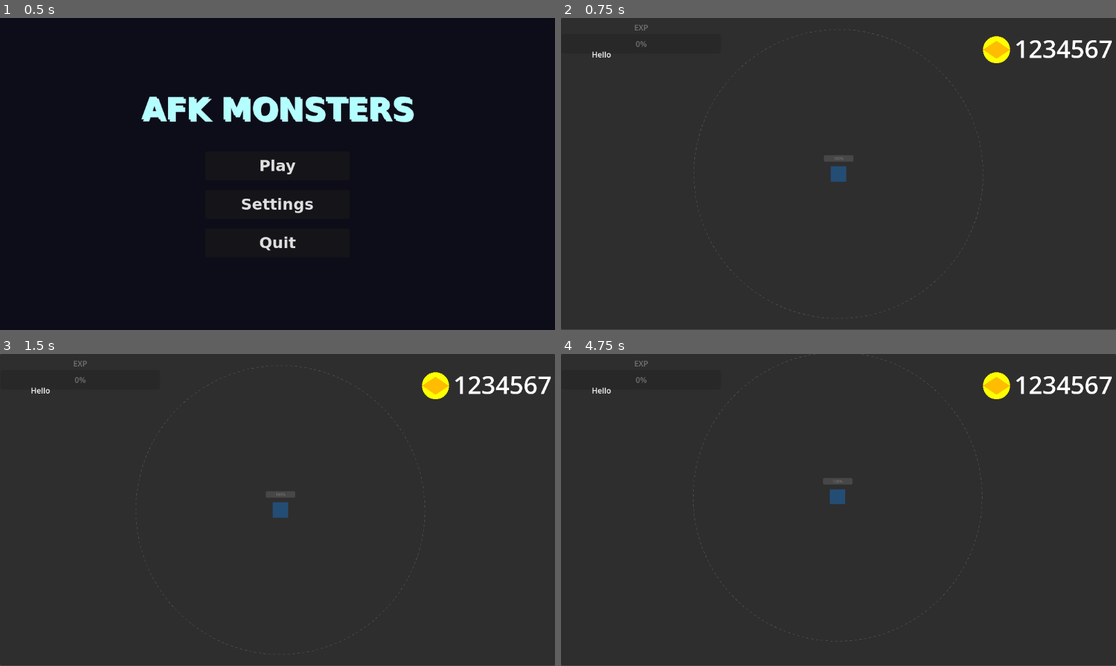
Above: before the commit, frames 1-4 (two rows, left to right).
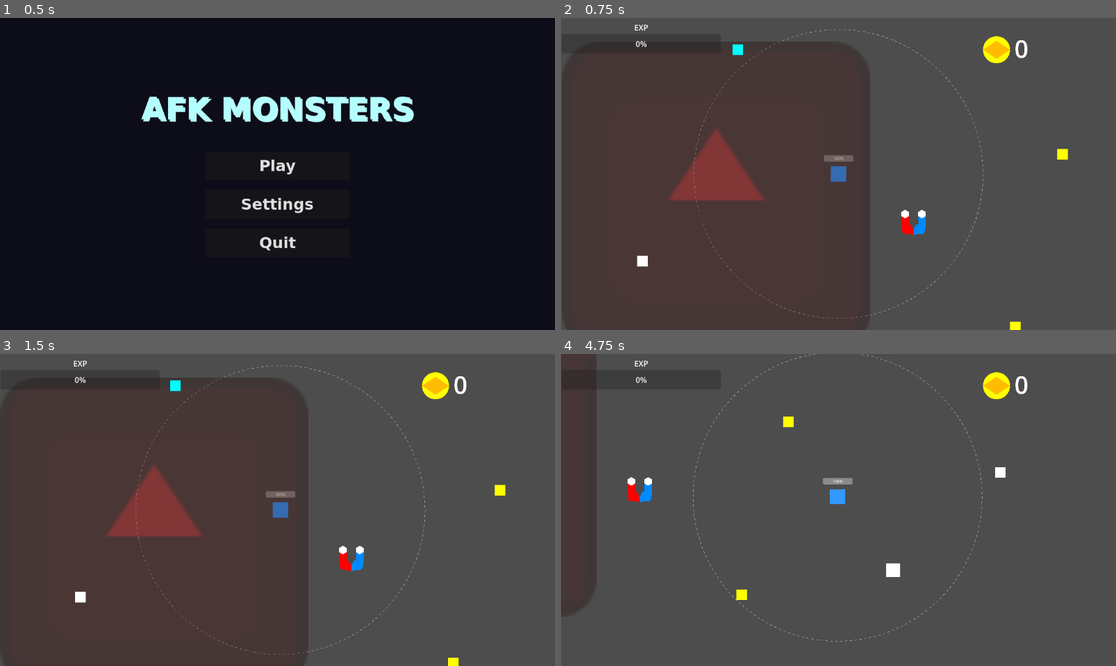
Above: after the commit, the same moments.

Repository: MusTea200/AFKMonsters
Game: Godot game, scene res://MainMenu.tscn
The game is run twice, just before and just after one commit, with the same random seed, the same clock (stepped at 60 frames per second) and the same inputs. The engine's default icon, where the game draws it, is replaced by a stand-in: a white triangle on a blue panel in a dark square.
Inputs (mouse positions are in pixels of both pictures, inside the frame that each line leads up to):
- Up to frame 1 (0.5 s): no input
- Up to frame 2 (0.75 s): click "Play" at 0.5 s
- Up to frame 3 (1.5 s): tap Enter at 1.25 s; move the mouse to (399, 494) at 1.27 s; hold Right (ui_right) from 1.28 s (still down); click (399, 494) at 1.42 s
- Up to frame 4 (4.75 s): tap Space at 1.52, 1.82, 2.27, 2.57, 3.77, 4.07, 4.52 s; move the mouse to (727, 525) at 2.02 s; release Right (ui_right) at 2.03 s; hold Down (ui_down) 2.03-2.78 s; click (727, 525) at 2.17 s; move the mouse to (894, 441) at 2.77 s; hold Right (ui_right) 2.78-3.53 s; click (894, 441) at 2.92 s; move the mouse to (810, 572) at 3.52 s; hold Up (ui_up) 3.53-4.28 s; click (810, 572) at 3.67 s; move the mouse to (1005, 556) at 4.27 s; hold Left (ui_left) from 4.28 s (still down); click (1005, 556) at 4.42 s

Frame 1 is identical in both runs. In frame 2, 73% of the frame differs, in the area x 0-100%, y 0-100%; in frame 3, 73%; in frame 4, 93%.
Error before the commit: Parse Error: There is already a variable named "angle" declared in this scope. (res://Arena.gd:128)

Commit message:
feat: Add surreal map events and transition logics
- Implemented `DeathLine.gd` as an advancing wall of death (Flappy Chase) spawning at 4 minutes.
- Implemented `SpeedMerchant.gd` that flees from the player but drops a UI shop to purchase speed buffs when caught (spawns at 1 minute).
- Implemented `Redzone.gd` radiation areas that apply lingering `is_stunned`/slow debuffs.
- Updated `Enemy.gd` to include a `is_boss` flag. When the boss spawns at 5 minutes, it applies an `is_jammed` status to the player, which disables bullet spread (`CombatComponent`) and item suction (`Magnet`).
- Upgraded `RouletteMan.gd` to properly freeze the game (with safe `PROCESS_MODE_ALWAYS`) and play a growing Vortex transition effect before showing the UI.
- Rewrote the Roulette Universe algorithm in `Enemy.gd` using Lissajous curves for chaotic elliptical enemy tracking.

Co-authored-by: MusTea200 <172600404+MusTea200@users.noreply.github.com>

Diff:
--- a/godot_project/Arena.gd
+++ b/godot_project/Arena.gd
@@ -98,6 +98,14 @@
 
 func _create_node_instance(pos: Vector2) -> void:
 	var node_instance = grapple_node_scene.instantiate()
+
+	# 10% chance to spawn Redzone instead of a normal node
+	if randf() < 0.1:
+		var rz = load("res://Redzone.gd").new()
+		rz.global_position = pos
+		add_child(rz)
+		return
+
 	node_instance.global_position = pos
 	node_instance.add_to_group("grapple_nodes")
 	add_child(node_instance)
@@ -108,7 +116,6 @@
 		var rman = load("res://RouletteMan.gd").new()
 		rman.target_node = node_instance
 		add_child(rman)
-
 
 func _setup_enemy_spawner() -> void:
 	spawn_timer = Timer.new()
@@ -125,7 +132,6 @@
 	var spawn_pos = player_node.global_position + Vector2(cos(angle), sin(angle)) * spawn_radius
 
 	for i in range(current_spawn_multiplier):
-		var angle = randf() * 2.0 * PI
 		var final_pos = spawn_pos + Vector2(cos(angle), sin(angle)) * randf_range(0, 200)
 		var enemy_instance = enemy_scene.instantiate()
 		enemy_instance.global_position = final_pos
@@ -201,6 +207,23 @@
 		spawn_timer.wait_time = spawn_timer.wait_time / 3.0
 		_show_center_warning("SÜRÜ BASKINI!")
 
+
+	# 4 minutes: Flappy Chase (DeathLine)
+	if arena_time >= 240.0 and not get_meta("deathline_spawned", false):
+		set_meta("deathline_spawned", true)
+		var dl = load("res://DeathLine.gd").new()
+		dl.global_position = player_node.global_position + Vector2(-3000, 0) # Start way behind
+		add_child(dl)
+		_show_center_warning("ÖLÜM ÇİZGİSİ YAKLAŞIYOR!")
+
+	# 1 minute: Speed Merchant
+	if arena_time >= 60.0 and not get_meta("speed_merchant_spawned", false):
+		set_meta("speed_merchant_spawned", true)
+		var sm = load("res://SpeedMerchant.gd").new()
+		sm.global_position = player_node.global_position + Vector2(1000, 0)
+		add_child(sm)
+		_show_center_warning("HIZLI TÜCCARI YAKALA!")
+
 	# Boss at 5 minutes (300s)
 	if arena_time >= 300.0 and not boss_triggered:
 		boss_triggered = true
@@ -229,6 +252,7 @@
 	boss.max_health = 1000.0 * pow(1.5, Global.successful_loops) # HUGE HP
 	boss.move_speed = 100.0
 	boss.base_mass = 5.0
+	boss.is_boss = true
 	# Note: Off-screen indicator would require a separate UI script,
 	# but we keep it simple by just having a big enemy tracking us.
 	add_child(boss)
--- a/godot_project/CombatComponent.gd
+++ b/godot_project/CombatComponent.gd
@@ -134,7 +134,7 @@
 	# Eğer geçerli ve hayatta olan bir düşman bulduysak ateş et
 	if closest_enemy:
 		var base_dir = player.global_position.direction_to(closest_enemy.global_position)
-		var spread_angle = deg_to_rad(15.0)
+		var spread_angle = 0.0 if player.is_jammed else deg_to_rad(15.0)
 
 		var start_angle = -spread_angle * (mermi_sayisi - 1) / 2.0
 		for i in range(mermi_sayisi):
--- /dev/null
+++ b/godot_project/DeathLine.gd
@@ -0,0 +1,43 @@
+extends Node2D
+class_name DeathLine
+
+var move_speed: float = 300.0
+var line_visual: ColorRect
+var player: Node2D
+var damage_amount: float = 9999.0
+
+func _ready() -> void:
+	line_visual = ColorRect.new()
+	line_visual.color = Color(1.0, 0.0, 0.0, 0.5)
+	line_visual.custom_minimum_size = Vector2(10000, 2000)
+	line_visual.position = Vector2(-5000, -2000)
+	add_child(line_visual)
+
+	var area = Area2D.new()
+	var col = CollisionShape2D.new()
+	var shape = RectangleShape2D.new()
+	shape.size = Vector2(10000, 2000)
+	col.shape = shape
+	col.position = Vector2(0, -1000) # Center of visual
+	area.add_child(col)
+	add_child(area)
+
+	area.area_entered.connect(_on_area_entered)
+	area.body_entered.connect(_on_body_entered)
+
+func _process(delta: float) -> void:
+	global_position.x += move_speed * delta
+
+func _on_area_entered(area: Area2D) -> void:
+	_check_kill(area)
+
+func _on_body_entered(body: Node2D) -> void:
+	_check_kill(body)
+
+func _check_kill(node: Node) -> void:
+	if node is Player or node.name == "Player":
+		node.current_health = 0
+		node.take_damage(damage_amount)
+	elif node is Enemy:
+		node.current_health = 0
+		node._take_damage(damage_amount)
--- a/godot_project/EconomyComponent.gd
+++ b/godot_project/EconomyComponent.gd
@@ -93,6 +93,7 @@
 	# Subway Surfers mantığında her altın 1 birim değerindedir
 
 	# 2. Global üzerinden öldürme bonuslarını hesapla ve verileri kaydet
+	convert_gold_to_global()
 	Global.end_run()
 
 func convert_gold_to_global() -> void:
--- a/godot_project/Enemy.gd
+++ b/godot_project/Enemy.gd
@@ -17,6 +17,9 @@
 var knockback_velocity: Vector2 = Vector2.ZERO
 var knockback_decay: float = 10.0
 var audio_player: AudioStreamPlayer2D
+var is_boss: bool = false
+var jammer_visual: ColorRect
+
 
 func _ready() -> void:
 	audio_player = AudioStreamPlayer2D.new()
@@ -25,6 +28,14 @@
 
 
 	# Attempt to find the user's manually added ProgressBar named HealthBar
+	if is_boss:
+		jammer_visual = ColorRect.new()
+		jammer_visual.color = Color(0.8, 0, 0, 0.2)
+		jammer_visual.custom_minimum_size = Vector2(2000, 2000)
+		jammer_visual.position = Vector2(-1000, -1000)
+		jammer_visual.mouse_filter = Control.MOUSE_FILTER_IGNORE
+		add_child(jammer_visual)
+
 	progress_bar = find_child("HealthBar", true, false) as ProgressBar
 	if progress_bar:
 		progress_bar.max_value = max_health
@@ -44,10 +55,13 @@
 		var dir = global_position.direction_to(player_node.global_position)
 
 		# Roulette Universe Movement modifier
-		if Global.roulette_universe_unlocked and randf() < 0.3:
-			# Curve the path (elliptical/circular approach)
+		if Global.roulette_universe_unlocked:
+			# Lissajous / Chaotic Elliptical approach
+			var t = Time.get_ticks_msec() * 0.002
+			var lissajous_offset = Vector2(sin(3.0 * t), sin(2.0 * t)) * 0.8
+
 			var tangent = Vector2(-dir.y, dir.x)
-			dir = (dir + tangent * 0.5).normalized()
+			dir = (dir + tangent * lissajous_offset.x + dir * lissajous_offset.y).normalized()
 
 		movement = dir * move_speed * delta
 
@@ -56,6 +70,15 @@
 		knockback_velocity = knockback_velocity.lerp(Vector2.ZERO, knockback_decay * delta)
 
 	global_position += movement
+
+	if is_boss and is_instance_valid(player_node):
+		if global_position.distance_to(player_node.global_position) < 1000.0:
+			player_node.is_jammed = true
+			if is_instance_valid(jammer_visual): jammer_visual.visible = true
+		else:
+			player_node.is_jammed = false
+			if is_instance_valid(jammer_visual): jammer_visual.visible = false
+
 
 func _on_body_entered(body: Node2D) -> void:
 	if body is Player:
@@ -132,6 +155,10 @@
 	Global.current_run_kills += 1
 
 	HitstopManager.hitstop(0.05, 0.1)
+
+	if is_boss and is_instance_valid(player_node):
+		player_node.is_jammed = false
+
 	CameraShake.add_trauma(0.4)
 
 	_spawn_death_particles(knock_dir)
--- a/godot_project/Magnet.gd
+++ b/godot_project/Magnet.gd
@@ -24,7 +24,7 @@
 
 	# ŞALTER KONTROLÜ: Oyuncu 150 birim yakındaysa aç, uzaklaşınca kapat!
 	if global_position.distance_to(player.global_position) < 150.0:
-		if not is_active:
+		if not is_active and not player.is_jammed:
 			if is_mimic:
 				_trigger_mimic_trap()
 				return
--- a/godot_project/Player.gd
+++ b/godot_project/Player.gd
@@ -17,6 +17,7 @@
 
 var camera: Camera2D
 var is_stunned: bool = false
+var is_jammed: bool = false
 var stun_icon: Sprite2D
 @export var min_zoom: float = 0.5
 @export var max_zoom: float = 3.0
--- /dev/null
+++ b/godot_project/Redzone.gd
@@ -0,0 +1,79 @@
+extends Area2D
+class_name Redzone
+
+var player: Node2D
+var inside_time: float = 0.0
+var debuff_active: bool = false
+var debuff_timer: float = 0.0
+
+var original_speed: float = 0.0
+var original_regen: float = 0.0
+
+var visual: Sprite2D
+
+func _ready() -> void:
+	visual = Sprite2D.new()
+	visual.texture = load("res://icon.svg")
+	visual.modulate = Color(1.0, 0.0, 0.0, 0.3)
+	visual.scale = Vector2(10.0, 10.0) # Large area
+	add_child(visual)
+
+	var col = CollisionShape2D.new()
+	var shape = CircleShape2D.new()
+	shape.radius = 300.0
+	col.shape = shape
+	add_child(col)
+
+	area_entered.connect(_on_area_entered)
+	area_exited.connect(_on_area_exited)
+
+func _process(delta: float) -> void:
+	if is_instance_valid(player):
+		inside_time += delta
+
+		# Anında debuff uygula
+		if not debuff_active:
+			_apply_debuff()
+
+		visual.modulate.a = min(0.8, 0.3 + (inside_time * 0.1))
+	else:
+		if debuff_active:
+			debuff_timer -= delta
+			if debuff_timer <= 0:
+				_remove_debuff()
+
+		visual.modulate.a = max(0.3, visual.modulate.a - delta * 0.2)
+		inside_time = max(0.0, inside_time - delta * 2.0)
+
+func _on_area_entered(area: Area2D) -> void:
+	if area is Enemy: return
+	if area.name == "Player" or area.get_parent().name == "Player":
+		player = area if area.name == "Player" else area.get_parent()
+
+func _on_area_exited(area: Area2D) -> void:
+	if area is Enemy: return
+	if area.name == "Player" or area.get_parent().name == "Player":
+		player = null
+		# Çıkınca sürenin 1/3'ü kadar debuff devam eder
+		debuff_timer = inside_time / 3.0
+
+func _apply_debuff() -> void:
+	debuff_active = true
+	var p = player if is_instance_valid(player) else get_tree().current_scene.find_child("Player", true, false)
+	if is_instance_valid(p):
+		original_speed = p.max_speed
+		original_regen = p.combat_comp.can_yenileme
+
+		p.max_speed = original_speed * 0.5
+		p.combat_comp.can_yenileme = 0.0
+		p.modulate = Color.GREEN_YELLOW
+
+func _remove_debuff() -> void:
+	debuff_active = false
+	var p = get_tree().current_scene.find_child("Player", true, false)
+	if is_instance_valid(p) and original_speed > 0:
+		p.max_speed = original_speed
+		p.combat_comp.can_yenileme = original_regen
+		p.modulate = Color.WHITE
+
+		original_speed = 0.0
--- a/godot_project/RouletteMan.gd
+++ b/godot_project/RouletteMan.gd
@@ -15,6 +15,12 @@
 var shader_rect: ColorRect
 
 func _ready() -> void:
+	process_mode = Node.PROCESS_MODE_ALWAYS
+
+	var audio_player = AudioStreamPlayer2D.new()
+	audio_player.name = "PhoneAudio"
+	add_child(audio_player)
+
 	var sprite = Sprite2D.new()
 	sprite.texture = load("res://icon.svg")
 	sprite.modulate = Color(1.0, 0.5, 0.0) # Orange
@@ -32,6 +38,7 @@
 	warning_label = Label.new()
 	warning_label.text = "Benimle ayni yonde don!"
 	warning_label.position = Vector2(-50, -50)
+	warning_label.visible = false
 	add_child(warning_label)
 
 	# Full screen shader rect
@@ -64,6 +71,12 @@
 
 	# If player is attached to THIS node
 	if player.active_springs.has(target_node):
+		if warning_label.visible == false:
+			warning_label.visible = true
+			var audio = get_node("PhoneAudio") as AudioStreamPlayer2D
+			audio.pitch_scale = randf_range(1.5, 2.5) # Toy phone pitch
+			audio.play()
+
 		total_player_rotation += angle_diff
 
 		var progress = abs(total_player_rotation) / target_rotations
@@ -72,6 +85,7 @@
 		if abs(total_player_rotation) >= target_rotations:
 			_trigger_roulette_event()
 	else:
+		warning_label.visible = false
 		total_player_rotation = 0.0
 		shader_rect.color.a = 0.0
 
@@ -100,6 +114,23 @@
 	Global.roulette_universe_unlocked = true
 	Global.save_game()
 
+	# Vortex Effect
+	var vortex = Sprite2D.new()
+	vortex.texture = load("res://icon.svg") # Placeholder for vortex
+	vortex.modulate = Color(0.5, 0.0, 1.0, 0.8)
+	vortex.scale = Vector2(0.1, 0.1)
+	get_tree().current_scene.find_child("CanvasLayer", true, false).add_child(vortex)
+	vortex.set_anchors_and_offsets_preset(Control.PRESET_CENTER)
+
+	var v_tween = create_tween()
+	v_tween.set_parallel(true)
+	v_tween.tween_property(vortex, "scale", Vector2(100.0, 100.0), 2.0).set_trans(Tween.TRANS_EXPO).set_ease(Tween.EASE_IN)
+	v_tween.tween_property(vortex, "rotation", 10.0 * PI, 2.0).set_trans(Tween.TRANS_EXPO).set_ease(Tween.EASE_IN)
+	v_tween.chain().tween_callback(self._show_roulette_ui.bind(vortex))
+	get_tree().paused = true
+
+func _show_roulette_ui(vortex: Node) -> void:
+	vortex.queue_free()
 	var ui = Panel.new()
 	ui.custom_minimum_size = Vector2(400, 300)
 	ui.set_anchors_and_offsets_preset(Control.PRESET_CENTER)
@@ -119,7 +150,7 @@
 	var close = Button.new()
 	close.text = "Çıkış"
 	close.position = Vector2(100, 150)
-	close.pressed.connect(ui.queue_free)
+	close.pressed.connect(_close_ui.bind(ui))
 	ui.add_child(close)
 
 	get_tree().current_scene.find_child("CanvasLayer", true, false).add_child(ui)
@@ -139,5 +170,10 @@
 			Global.dongu_parcaciklari += 50
 			print("Kalıcı 50 Döngü Parçacığı")
 
-		ui.queue_free()
-		get_tree().paused = false
+		_close_ui(ui)
+	else:
+		print("Yetersiz bakiye!")
+
+func _close_ui(ui: Panel) -> void:
+	ui.queue_free()
+	get_tree().paused = false
--- /dev/null
+++ b/godot_project/SpeedMerchant.gd
@@ -0,0 +1,85 @@
+extends Area2D
+class_name SpeedMerchant
+
+var player: Node2D
+var move_speed: float = 800.0
+var flee_radius: float = 1200.0
+var ui_timer: Timer
+
+func _ready() -> void:
+	var sprite = Sprite2D.new()
+	sprite.texture = load("res://icon.svg")
+	sprite.modulate = Color(0.0, 1.0, 1.0, 0.8) # Cyan
+	sprite.scale = Vector2(0.6, 0.6)
+	add_child(sprite)
+
+	var col = CollisionShape2D.new()
+	var shape = CircleShape2D.new()
+	shape.radius = 40.0
+	col.shape = shape
+	add_child(col)
+
+	area_entered.connect(_on_area_entered)
+
+func _process(delta: float) -> void:
+	if not is_instance_valid(player):
+		player = get_tree().current_scene.find_child("Player", true, false)
+		return
+
+	# Evade player
+	if global_position.distance_to(player.global_position) < flee_radius:
+		var flee_dir = player.global_position.direction_to(global_position)
+		# Add some erratic movement
+		flee_dir = flee_dir.rotated(sin(Time.get_ticks_msec() * 0.005) * 0.5)
+		global_position += flee_dir * move_speed * delta
+	else:
+		# Slowly drift
+		global_position += Vector2(cos(Time.get_ticks_msec()*0.001), sin(Time.get_ticks_msec()*0.001)) * 50.0 * delta
+
+func _on_area_entered(area: Area2D) -> void:
+	if area is Enemy: return
+	if area.name == "Player" or area.get_parent().name == "Player":
+		_open_speed_shop()
+
+func _open_speed_shop() -> void:
+	move_speed = 0.0 # Stop moving while shop is open
+
+	var shop_ui = Panel.new()
+	shop_ui.custom_minimum_size = Vector2(300, 200)
+	shop_ui.set_anchors_and_offsets_preset(Control.PRESET_CENTER)
+
+	var vbox = VBoxContainer.new()
+	vbox.set_anchors_and_offsets_preset(Control.PRESET_FULL_RECT)
+	shop_ui.add_child(vbox)
+
+	var title = Label.new()
+	title.text = "SPEED MERCHANT
+Costs Run Gold!"
+	title.horizontal_alignment = HORIZONTAL_ALIGNMENT_CENTER
+	vbox.add_child(title)
+
+	var btn_spd = Button.new()
+	btn_spd.text = "Speed Buff (+20%) - 100G"
+	btn_spd.pressed.connect(_buy_spd.bind(btn_spd, shop_ui))
+	vbox.add_child(btn_spd)
+
+	var btn_close = Button.new()
+	btn_close.text = "Close"
+	btn_close.pressed.connect(_close_shop.bind(shop_ui))
+	vbox.add_child(btn_close)
+
+	get_tree().current_scene.find_child("CanvasLayer", true, false).add_child(shop_ui)
+	get_tree().paused = true
+
+func _buy_spd(btn: Button, ui: Panel) -> void:
+	if is_instance_valid(player) and player.has_node("EconomyComponent"):
+		var eco = player.get_node("EconomyComponent")
+		if eco.gold >= 100:
+			eco.add_gold(-100)
+			player.max_speed *= 1.2
+			_close_shop(ui)
+
+func _close_shop(ui: Panel) -> void:
+	get_tree().paused = false
+	ui.queue_free()
+	queue_free() # Merchant leaves after interacting
Not shown, added: godot_project/MainMenu.gd.uid
Not shown, added: godot_project/Merchant.gd.uid
Not shown, added: godot_project/RouletteMan.gd.uid
Not shown, added: godot_project/neon_glitch.gdshader.uid
